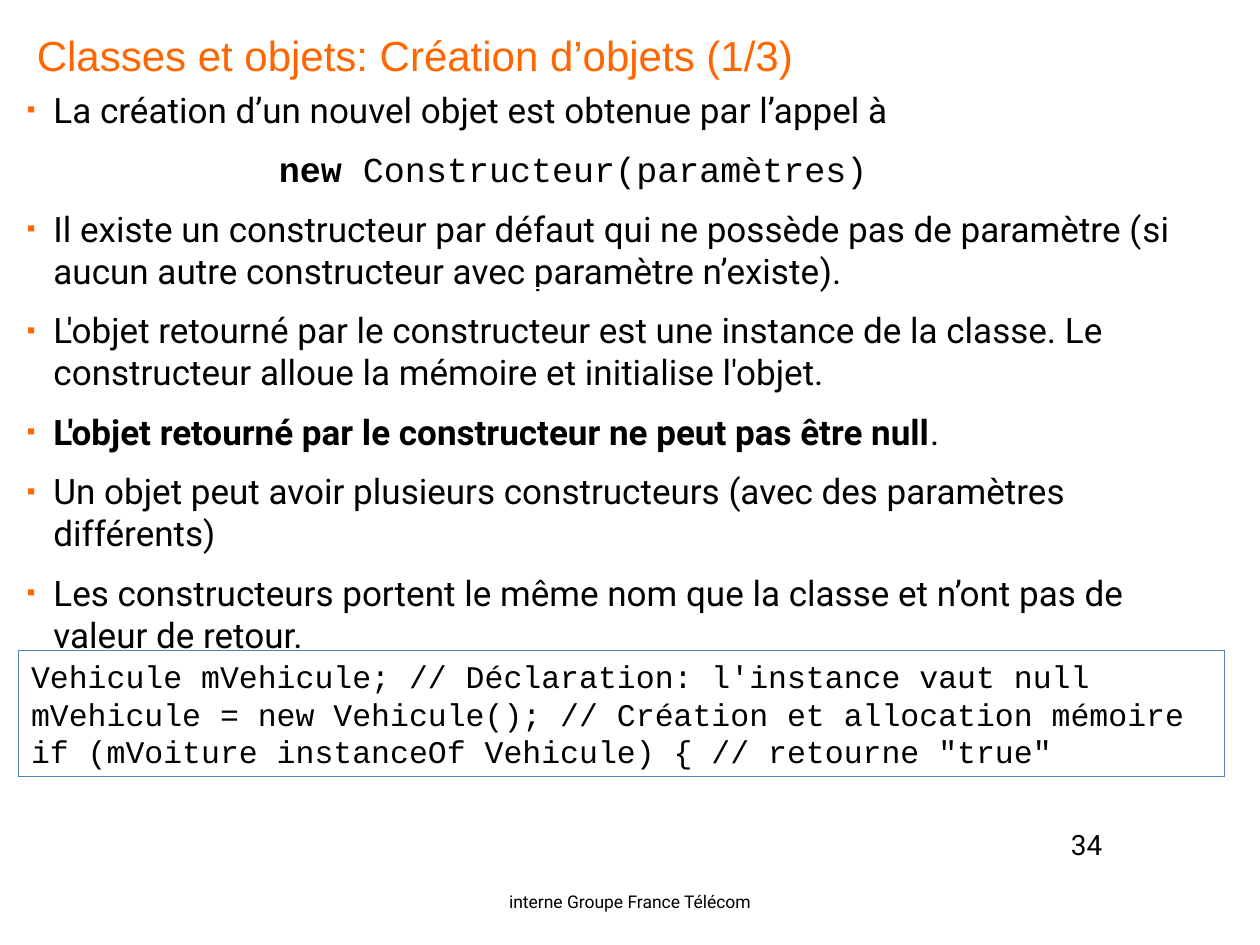
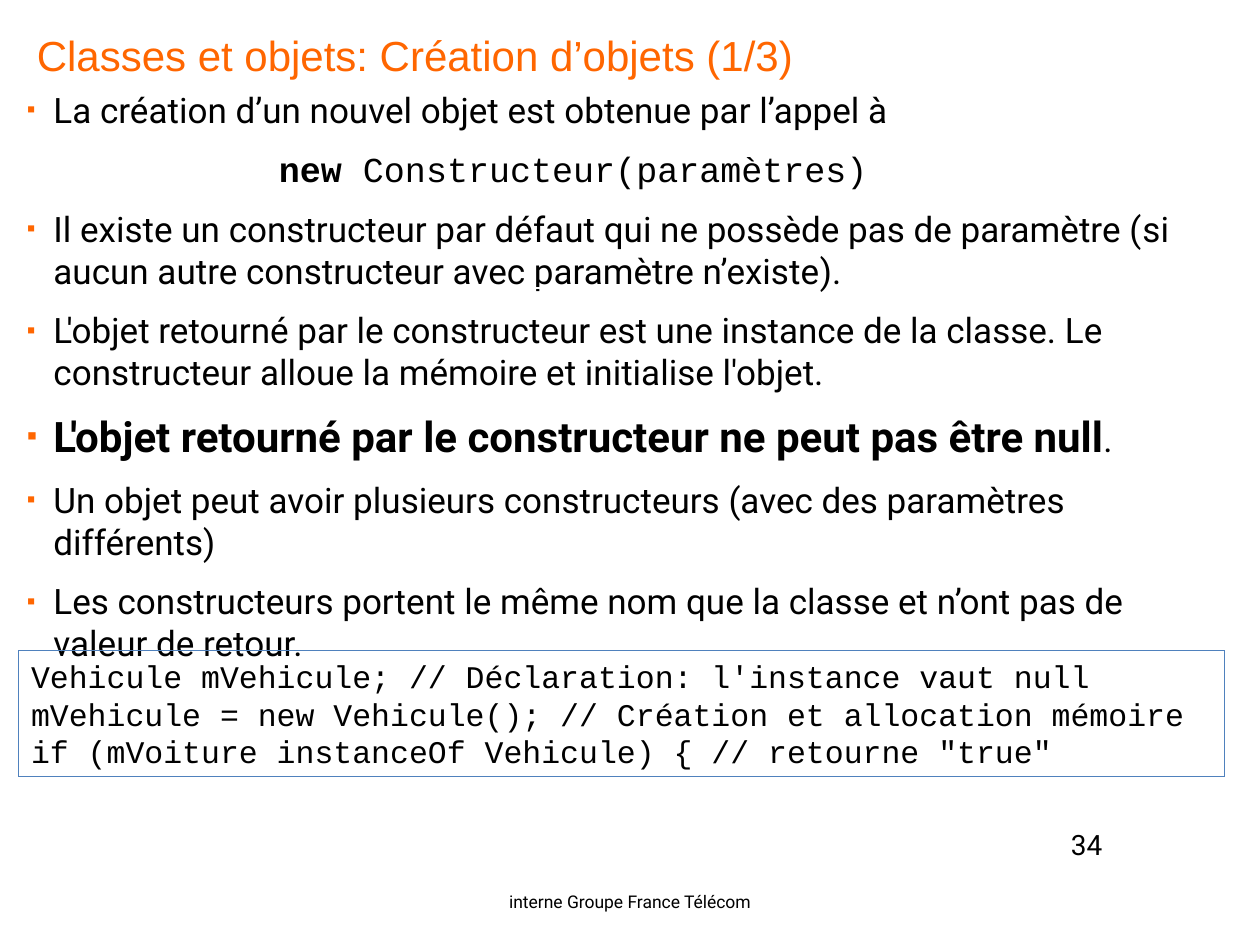
Before and after one commit to yplo6403/formationjava, a slide deck: slide 34 of doc/Java-OL1.pptx. Drawn at 1260x945 pixels with LibreOffice and Linux fonts; fonts in the diff are those of the drawing; background and template pictures are left out. Boxes give left, top, right and bottom in pixels: in the first picture for what was removed or moved away, otherwise in the second. Text is boxed around its words. In the diff, an @@ line names an element or a change of style, - is before the commit and + after.

```diff
--- a/doc/Java-OL1.pptx
+++ b/doc/Java-OL1.pptx
@@ text at <box>53,420,1103,461</box>: size 20 to 24 pt in "L'objet retourné par le constructeur ne peut ..." @@
```
Also in this commit, not shown: 2 other slides changed.
